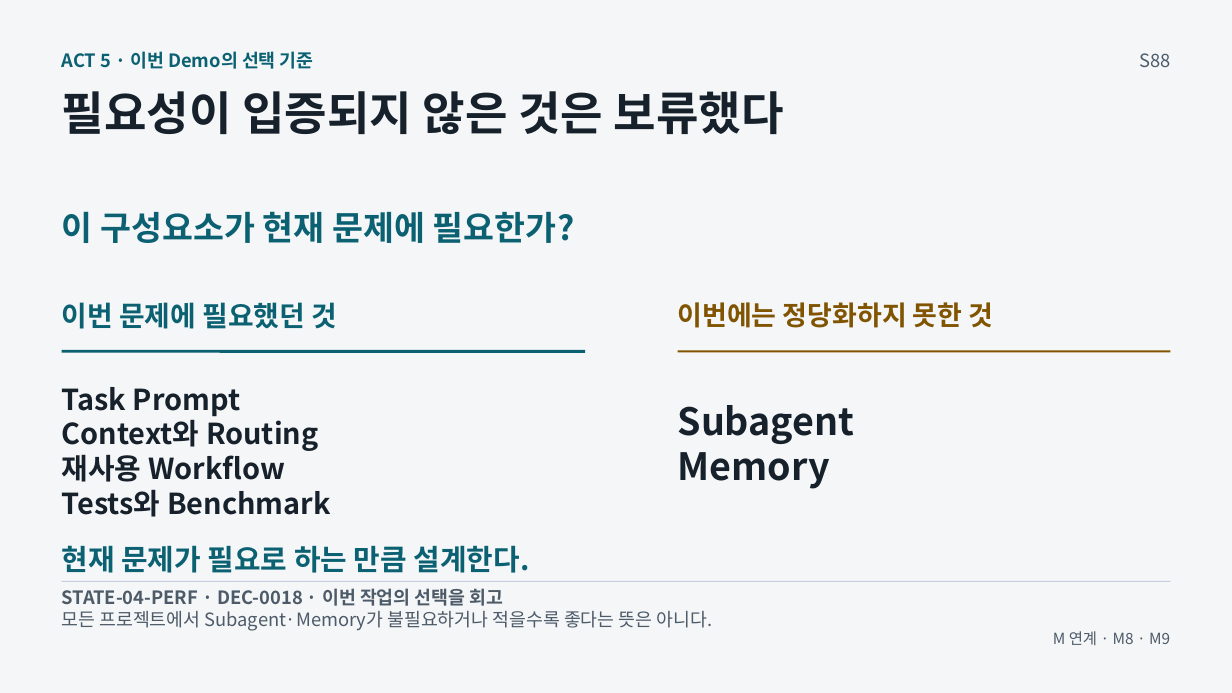
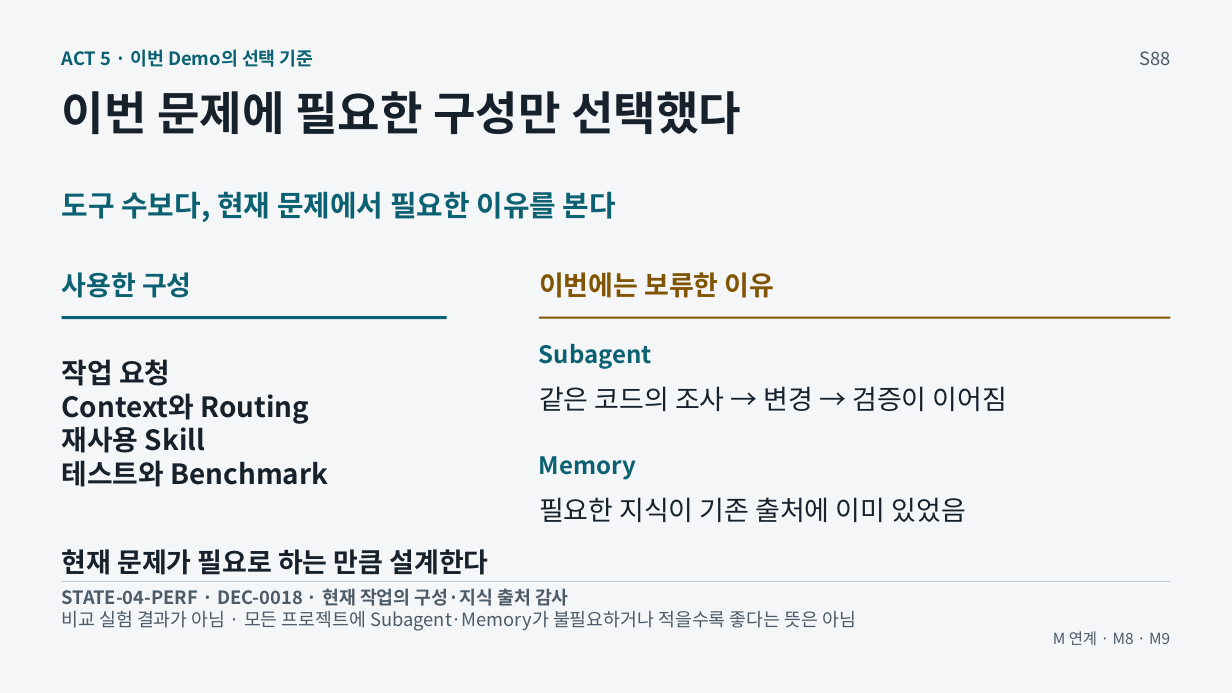
Before and after one commit to GideokKim/ai-dev-training, a slide deck: slide 3 of production/ACT_5.pptx. Drawn at 1232x693 pixels with LibreOffice and Linux fonts; fonts in the diff are those of the drawing. Boxes give left, top, right and bottom in pixels: in the first picture for what was removed or moved away, otherwise in the second. Text is boxed around its words. In the diff, an @@ line names an element or a change of style, - is before the commit and + after.

```diff
--- a/production/ACT_5.pptx
+++ b/production/ACT_5.pptx
@@ text at (62,91,741,134): text changed @@
-필요성이 입증되지 않은 것은 보류했다
+이번 문제에 필요한 구성만 선택했다
@@ text at (62,191,616,222): text changed; size 26.2 to 22.5 pt @@
-이 구성요소가 현재 문제에 필요한가?
+도구 수보다, 현재 문제에서 필요한 이유를 본다
@@ text added at (62,272,192,298), 21 pt, text #0B6172, bold @@
+사용한 구성
@@ text at (539,272,775,298): text changed @@
-이번에는 정당화하지 못한 것
+이번에는 보류한 이유
@@ line moved from (62, 351) - (585, 351) to (62, 318) - (446, 318) @@
@@ text removed at (62,302,337,329) @@
-이번 문제에 필요했던 것
@@ line moved from (677, 351) - (1171, 351) to (539, 318) - (1171, 318) @@
@@ text at (62,359,170,386): text changed; size 22.5 to 21.8 pt @@
-Task Prompt
+작업 요청
@@ text "작업 요청": place and size @@
-text "작업 요청" at (62,387,331,517)
+text "작업 요청" at (62,359,329,487)
@@ text added at (539,344,652,369), 18.8 pt, text #0B6172, bold @@
+Subagent
@@ text added at (539,386,1007,411), 21 pt, text #17212B @@
+같은 코드의 조사 → 변경 → 검증이 이어짐
@@ text at (62,393,310,424): size 22.5 to 21.8 pt in "Context와 Routing" @@
@@ text at (678,405,855,444): paragraph removed @@
-Subagent
@@ text at (62,426,329,487): text changed; size 22.5 to 21.8 pt @@
-재사용 Workflow
-Tests와 Benchmark
+재사용 Skill
+테스트와 Benchmark
@@ text "Memory": place and size @@
-text "Memory" at (678,405,855,489)
+text "Memory" at (539,456,636,480)
@@ text "Memory" at (539,456,636,480): size 29.2 to 18.8 pt, text colour #17212B to #0B6172 @@
@@ text added at (539,497,965,522), 21 pt, text #17212B @@
+필요한 지식이 기존 출처에 이미 있었음
@@ text at (62,549,489,575): text changed; size 22.5 to 21 pt; text colour #0B6172 to #17212B @@
-현재 문제가 필요로 하는 만큼 설계한다.
+현재 문제가 필요로 하는 만큼 설계한다
@@ text at (62,588,569,606): text changed @@
-STATE-04-PERF · DEC-0018 · 이번 작업의 선택을 회고
+STATE-04-PERF · DEC-0018 · 현재 작업의 구성·지식 출처 감사
@@ text at (62,610,856,631): text changed @@
-모든 프로젝트에서 Subagent·Memory가 불필요하거나 적을수록 좋다는 뜻은 아니다.
+비교 실험 결과가 아님 · 모든 프로젝트에 Subagent·Memory가 불필요하거나 적을수록 좋다는 뜻은 아님
```
Also in this commit, not shown: 7 other slides changed, 47 other files.
